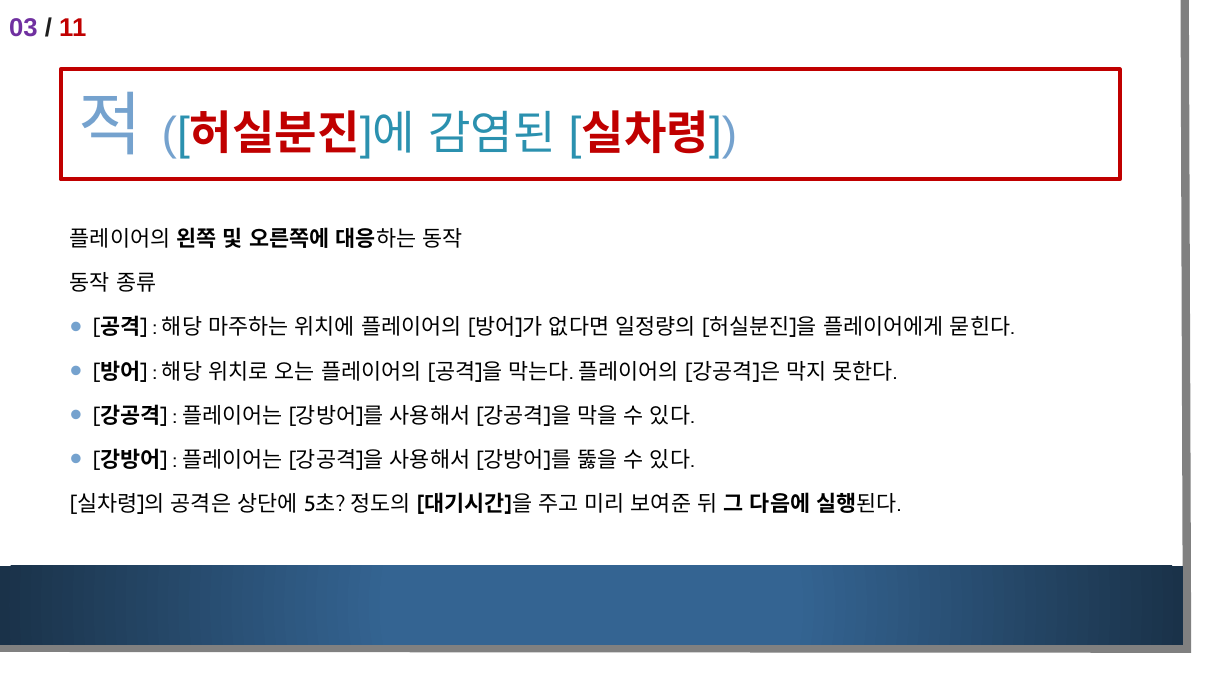
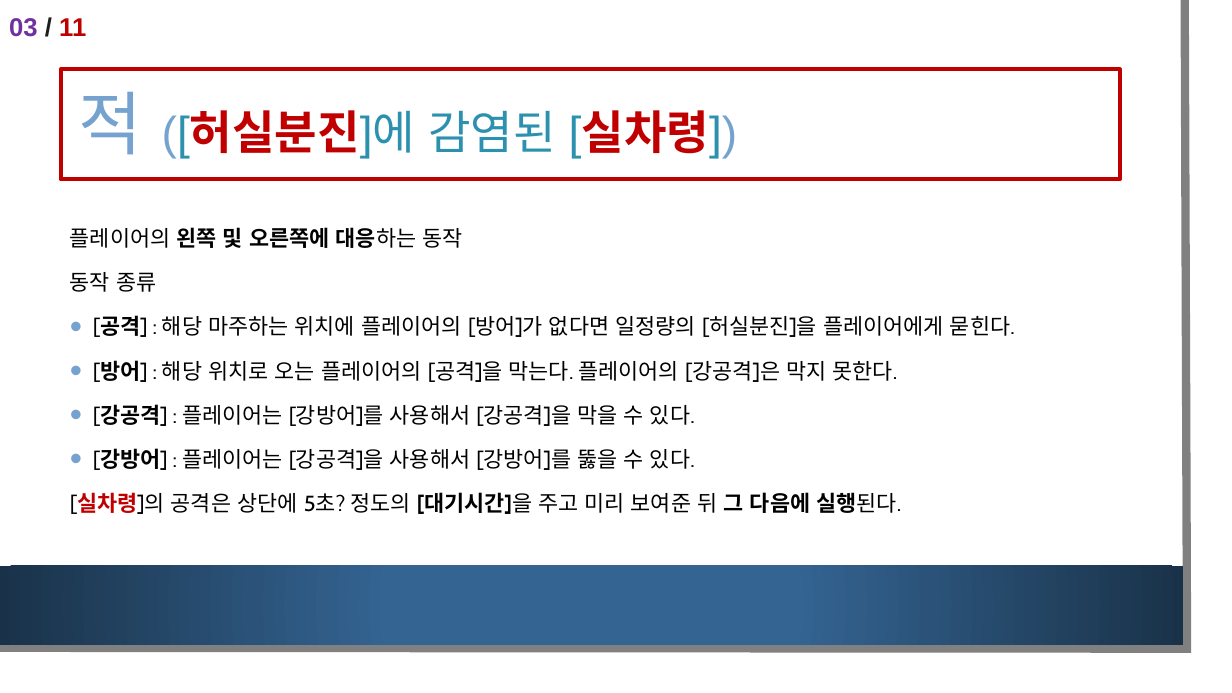
Before and after one commit to pb-wandu/SPGP_2018180040, a slide deck: slide 4 of SPGP 1차 발표.pptx. Drawn at 1232x693 pixels with LibreOffice and Linux fonts; fonts in the diff are those of the drawing; background and template pictures are left out. Boxes give left, top, right and bottom in pixels: in the first picture for what was removed or moved away, otherwise in the second. Text is boxed around its words. In the diff, an @@ line names an element or a change of style, - is before the commit and + after.

```diff
--- a/SPGP 1차 발표.pptx
+++ b/SPGP 1차 발표.pptx
@@ text at [70, 492, 901, 514]: text colour #000000 to #C00000, bold on in "[실차령]의" @@
```
Also in this commit, not shown: 1 other slide changed, 3 other files.
